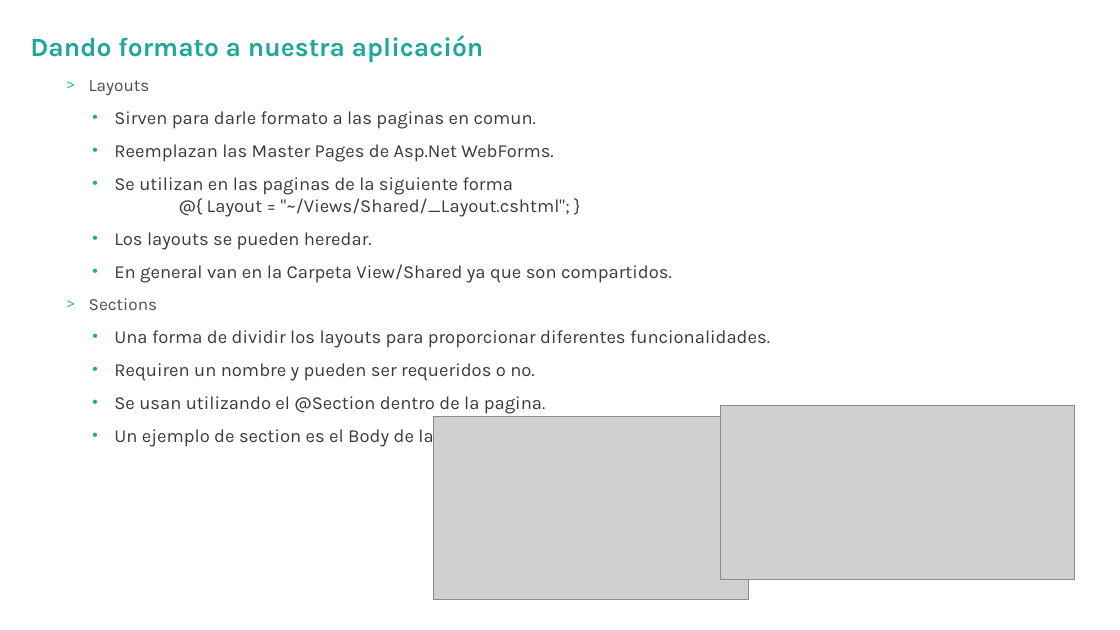
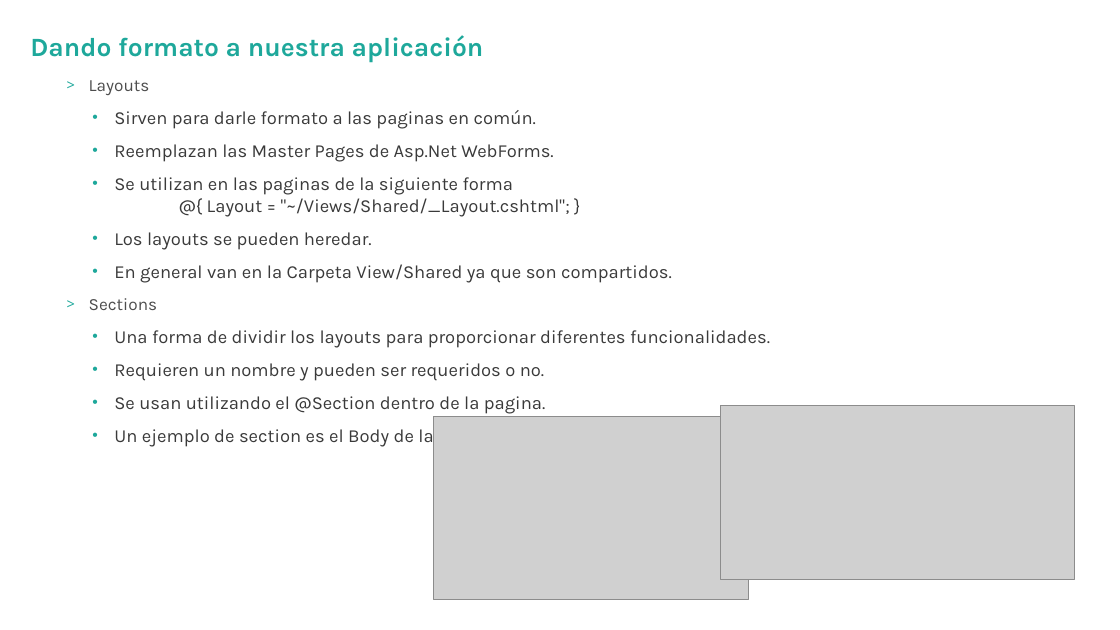
Before and after one commit to hexacta/HexactaLabs-NET, a slide deck: slide 26 of Presentaciones/Capacitacion MVC - Practica- Dia 2.pptx. Drawn at 1120x630 pixels with LibreOffice and Linux fonts; fonts in the diff are those of the drawing; grey boxes stand for pictures; background and template pictures are left out. Boxes give left, top, right and bottom in pixels: in the first picture for what was removed or moved away, otherwise in the second. Text is boxed around its words. In the diff, an @@ line names an element or a change of style, - is before the commit and + after.

```diff
--- a/Presentaciones/Capacitacion MVC - Practica- Dia 2.pptx
+++ b/Presentaciones/Capacitacion MVC - Practica- Dia 2.pptx
@@ text at (x1=114, y1=110, x2=536, y2=129): text changed @@
-  • Sirven para darle formato a las paginas en comun.
+  • Sirven para darle formato a las paginas en común.
@@ text at (x1=114, y1=363, x2=544, y2=381): text changed @@
-  • Requiren un nombre y pueden ser requeridos o no.
+  • Requieren un nombre y pueden ser requeridos o no.
```
Also in this commit, not shown: 5 other slides changed.
